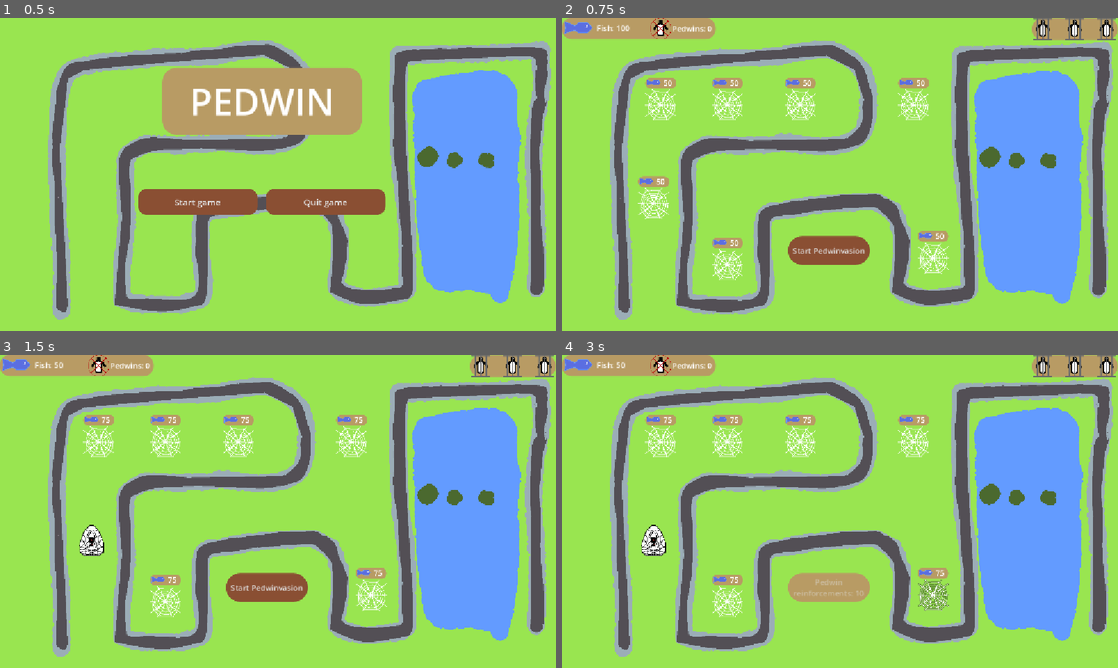
Above: before the commit, frames 1-4 (two rows, left to right).
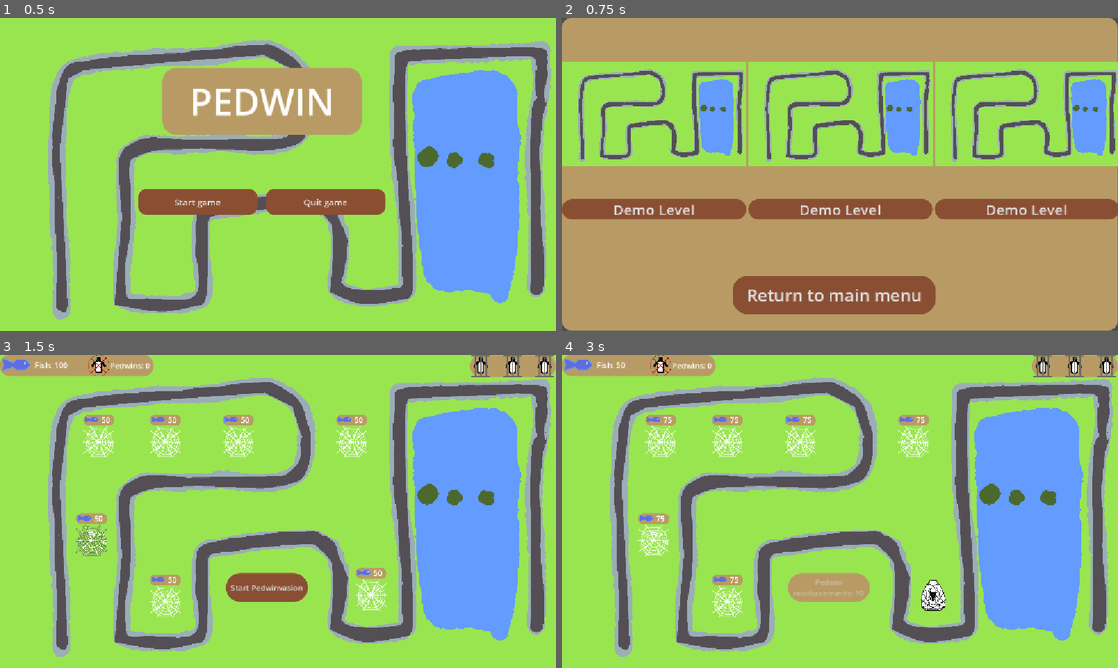
Above: after the commit, the same moments.

Repository: CrimsonCloak/pedwin
Game: Godot game, scene res://Scenes/menu.tscn
The game is run twice, just before and just after one commit, with the same random seed, the same clock (stepped at 60 frames per second) and the same inputs.
Inputs (mouse positions are in pixels of both pictures, inside the frame that each line leads up to):
- Up to frame 1 (0.5 s): no input
- Up to frame 2 (0.75 s): click "Start game" at 0.5 s
- Up to frame 3 (1.5 s): click (94, 545) at 1.25 s, where only the run after the commit has a clickable "Demo Level"
- Up to frame 4 (3 s): click "Start Pedwinvasion" at 2 s; tap Enter at 2.75 s; move the mouse to (934, 596) at 2.77 s; click (934, 596) at 2.92 s

Frame 1 is identical in both runs. In frame 2, 84% of the frame differs, in the area x 0-100%, y 0-100%; in frame 3, 0.7%; in frame 4, 1.2%.

Commit message:
Add primitive level selection functionality

Diff:
--- /dev/null
+++ b/Scenes/UI/level_selection_screen.tscn
@@ -0,0 +1,81 @@
+[gd_scene format=3 uid="uid://g8rdjuif3cek"]
+
+[ext_resource type="Texture2D" uid="uid://b6h3ttwrjyk4b" path="res://Assets/Background_grey.png" id="1_162a4"]
+[ext_resource type="Script" uid="uid://bw818ekxhf8ot" path="res://Scripts/level_selection_screen.gd" id="1_kelw6"]
+
+[node name="LevelSelectionScreen" type="Control" unique_id=278618105]
+layout_mode = 3
+anchors_preset = 15
+anchor_right = 1.0
+anchor_bottom = 1.0
+grow_horizontal = 2
+grow_vertical = 2
+script = ExtResource("1_kelw6")
+
+[node name="Panel" type="Panel" parent="." unique_id=410651503]
+layout_mode = 0
+offset_right = 1151.0
+offset_bottom = 647.0
+
+[node name="HBoxContainer" type="HBoxContainer" parent="Panel" unique_id=483597136]
+layout_mode = 0
+offset_right = 1154.0
+offset_bottom = 508.0
+theme_override_constants/separation = 4
+
+[node name="Level1" type="VBoxContainer" parent="Panel/HBoxContainer" unique_id=923302839]
+layout_mode = 2
+size_flags_horizontal = 3
+theme_override_constants/separation = 70
+alignment = 1
+
+[node name="Level preview" type="TextureRect" parent="Panel/HBoxContainer/Level1" unique_id=123060680]
+layout_mode = 2
+texture = ExtResource("1_162a4")
+expand_mode = 5
+
+[node name="StartLevel" type="Button" parent="Panel/HBoxContainer/Level1" unique_id=2134277698]
+layout_mode = 2
+theme_override_font_sizes/font_size = 30
+text = "Demo Level"
+
+[node name="Level2" type="VBoxContainer" parent="Panel/HBoxContainer" unique_id=62467847]
+layout_mode = 2
+size_flags_horizontal = 3
+theme_override_constants/separation = 70
+alignment = 1
+
+[node name="Level preview" type="TextureRect" parent="Panel/HBoxContainer/Level2" unique_id=100612347]
+layout_mode = 2
+texture = ExtResource("1_162a4")
+expand_mode = 5
+
+[node name="StartLevel" type="Button" parent="Panel/HBoxContainer/Level2" unique_id=2063828446]
+layout_mode = 2
+theme_override_font_sizes/font_size = 30
+text = "Demo Level"
+
+[node name="Level3" type="VBoxContainer" parent="Panel/HBoxContainer" unique_id=44756299]
+layout_mode = 2
+size_flags_horizontal = 3
+theme_override_constants/separation = 70
+alignment = 1
+
+[node name="Level preview" type="TextureRect" parent="Panel/HBoxContainer/Level3" unique_id=686284134]
+layout_mode = 2
+texture = ExtResource("1_162a4")
+expand_mode = 5
+
+[node name="StartLevel" type="Button" parent="Panel/HBoxContainer/Level3" unique_id=914534340]
+layout_mode = 2
+theme_override_font_sizes/font_size = 30
+text = "Demo Level"
+
+[node name="Return button" type="Button" parent="." unique_id=357894673]
+layout_mode = 0
+offset_left = 354.0
+offset_top = 534.0
+offset_right = 774.0
+offset_bottom = 613.0
+theme_override_font_sizes/font_size = 35
+text = "Return to main menu"
--- /dev/null
+++ b/Scripts/level_selection_screen.gd
@@ -0,0 +1,25 @@
+extends Control
+@onready var return_button: Button = get_node("Return button")
+@onready var level1_button: Button = get_node("Panel/HBoxContainer/Level1/StartLevel")
+@onready var level2_button: Button = get_node("Panel/HBoxContainer/Level2/StartLevel")
+@onready var level3_button: Button = get_node("Panel/HBoxContainer/Level3/StartLevel")
+
+
+# Called when the node enters the scene tree for the first time.
+func _ready() -> void:
+	return_button.pressed.connect(return_main)
+	level1_button.pressed.connect(start_level1)
+	level2_button.pressed.connect(start_level2)
+	level3_button.pressed.connect(start_level3)
+
+func return_main():
+	get_tree().change_scene_to_file("res://Scenes/menu.tscn")
+
+func start_level1():
+	get_tree().change_scene_to_file("res://Scenes/Levels/demogame.tscn")
+
+func start_level2():
+	get_tree().change_scene_to_file("res://Scenes/Levels/demogame.tscn")
+
+func start_level3():
+	get_tree().change_scene_to_file("res://Scenes/Levels/demogame.tscn")
--- a/Scripts/startmenu_buttons.gd
+++ b/Scripts/startmenu_buttons.gd
@@ -8,7 +8,7 @@
 	start_button.pressed.connect(start_game)
 	quit_button.pressed.connect(quit_game)
 func start_game():
-	get_tree().change_scene_to_file("res://Scenes/Levels/demogame.tscn")
+	get_tree().change_scene_to_file("res://Scenes/UI/level_selection_screen.tscn")
 
 func quit_game():
 	get_tree().quit()
Binary file added: Assets/Level1.png
Not shown, added: Assets/Level1.png.import
Not shown, added: Scripts/level_selection_screen.gd.uid
